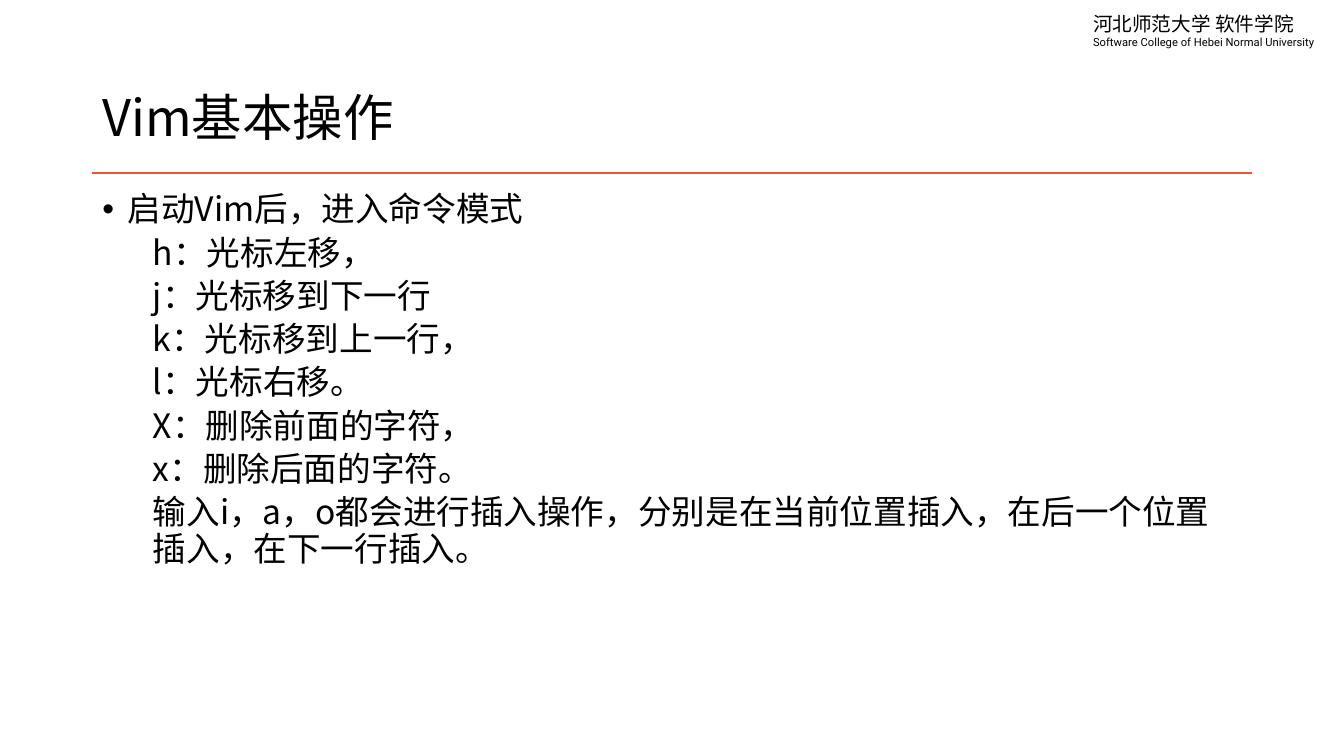
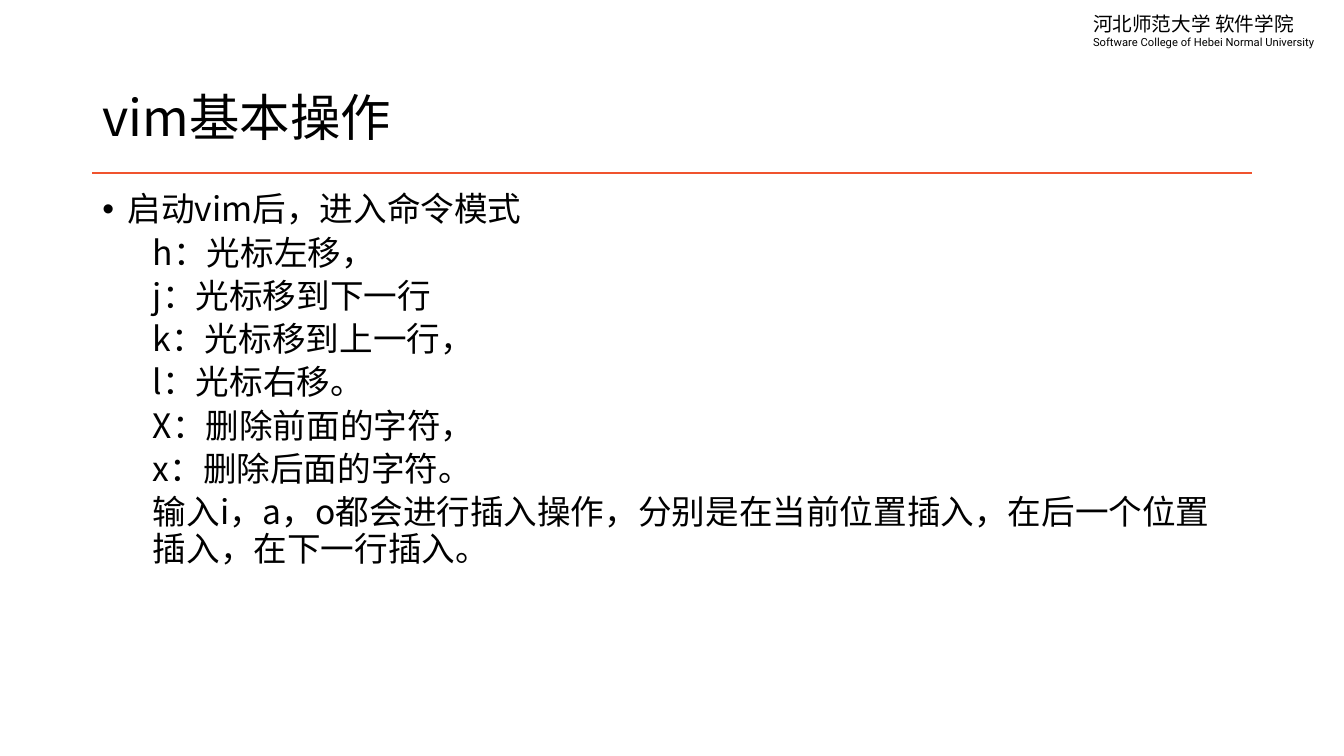
Before and after one commit to edu2act/course-linux-system, a slide deck: slide 6 of materials/slides/ch07-edit-file.pptx. Drawn at 1344x756 pixels with LibreOffice and Linux fonts; fonts in the diff are those of the drawing. Boxes give left, top, right and bottom in pixels: in the first picture for what was removed or moved away, otherwise in the second. Text is boxed around its words. In the diff, an @@ line names an element or a change of style, - is before the commit and + after.

```diff
--- a/materials/slides/ch07-edit-file.pptx
+++ b/materials/slides/ch07-edit-file.pptx
@@ title at [102, 93, 390, 140]: text changed @@
-Vim基本操作
+vim基本操作
@@ text at [128, 192, 522, 225]: text changed @@
-• 启动Vim后，进入命令模式
+• 启动vim后，进入命令模式
```
Also in this commit, not shown: 3 other slides changed, 1 other file.
